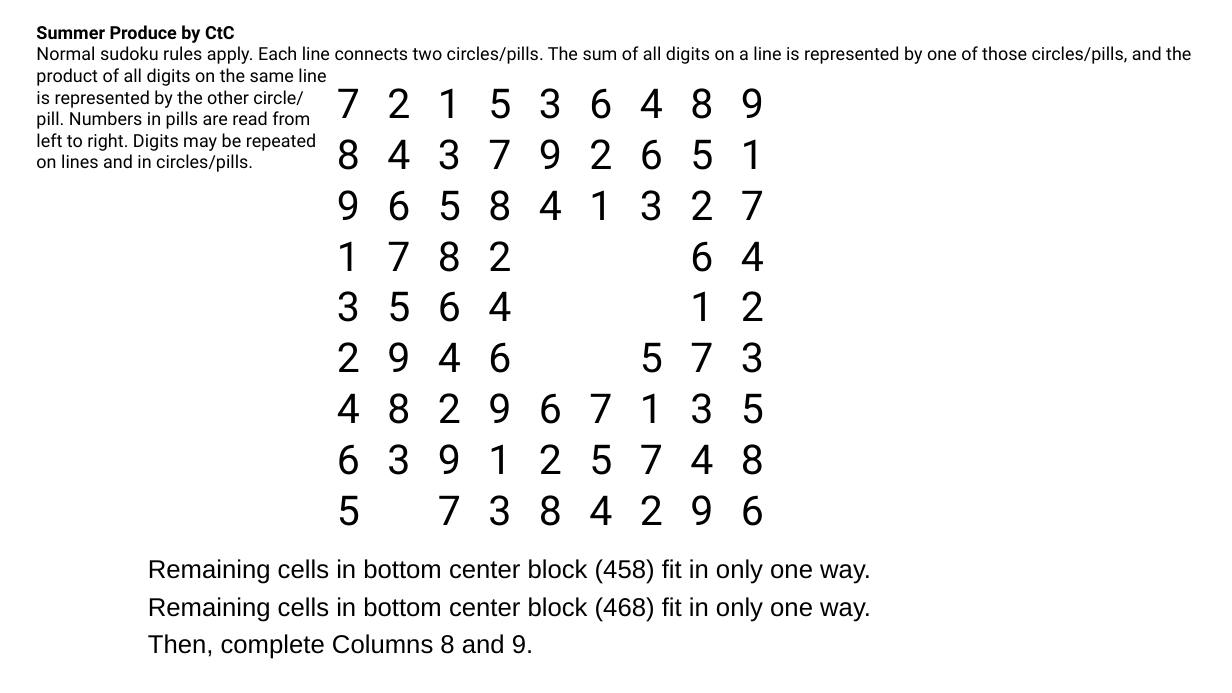
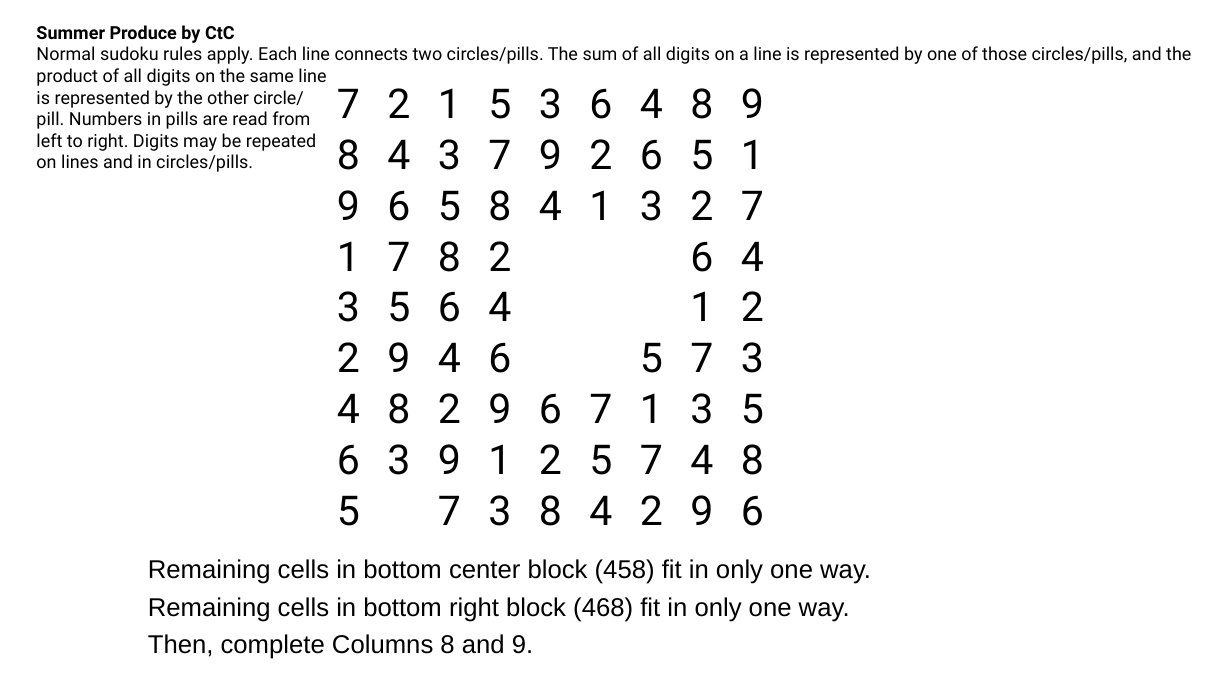
Before and after one commit to jhardis/WSJ_Number_Puzzles, a slide deck: slide 26 of 20261031_2.pptx. Drawn at 1232x693 pixels with LibreOffice and Linux fonts; fonts in the diff are those of the drawing; background and template pictures are left out. Boxes give left, top, right and bottom in pixels: in the first picture for what was removed or moved away, otherwise in the second. Text is boxed around its words. In the diff, an @@ line names an element or a change of style, - is before the commit and + after.

```diff
--- a/20261031_2.pptx
+++ b/20261031_2.pptx
@@ text at box(148, 597, 850, 622): text changed @@
-Remaining cells in bottom center block (468) fit in only one way.
+Remaining cells in bottom right block (468) fit in only one way.
```
Also in this commit, not shown: 3 other slides changed, 3 slides removed.
